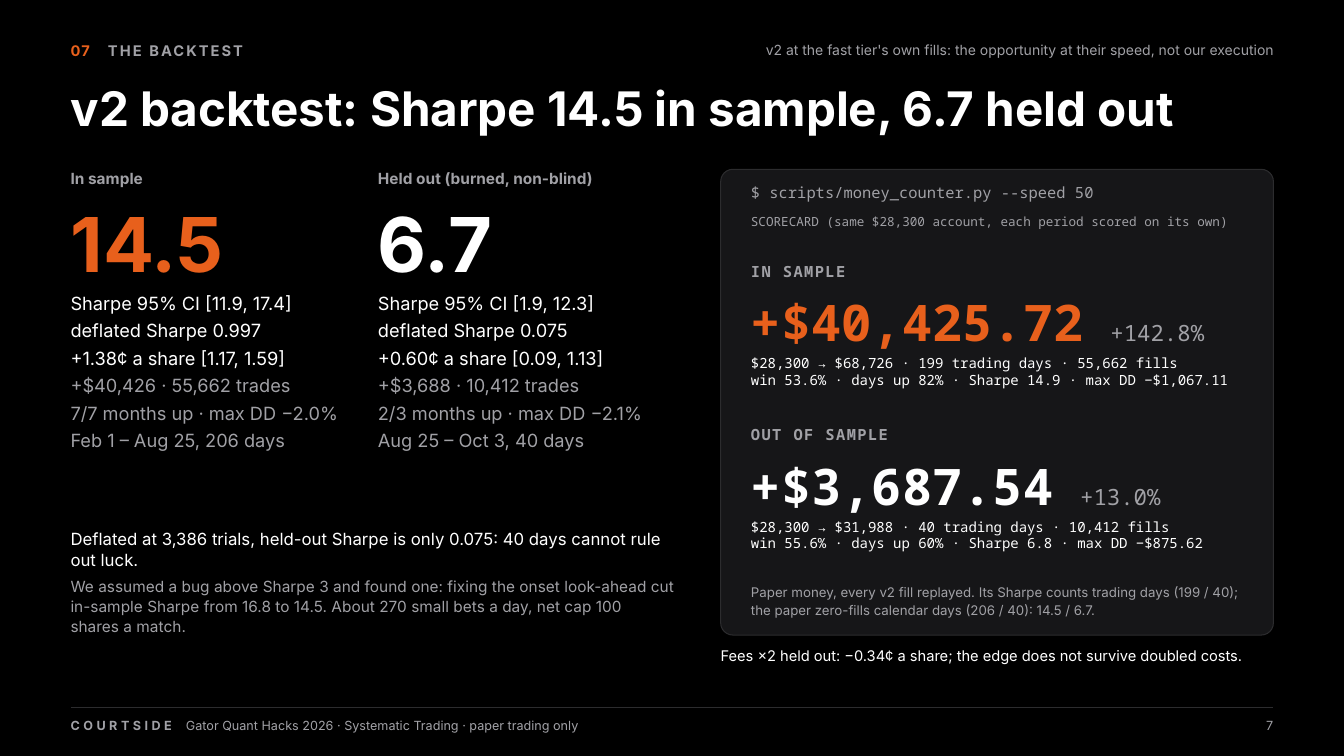
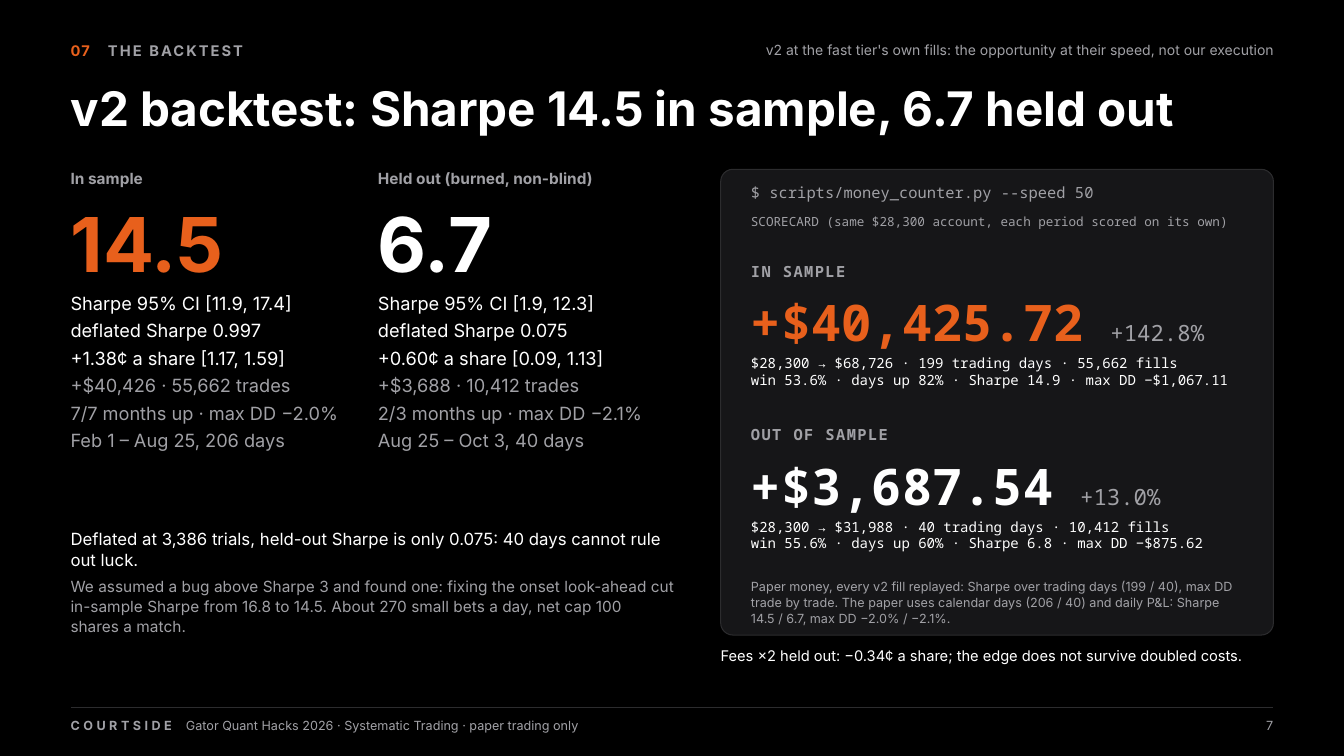
Before and after one commit to OjasMishra32/computervisionpredictivetabletennismoneymachineouuushiii, a slide deck: slide 7 of docs/deck/courtside.pptx. Drawn at 1344x756 pixels with LibreOffice and Linux fonts; fonts in the diff are those of the drawing. Boxes give left, top, right and bottom in pixels: in the first picture for what was removed or moved away, otherwise in the second. Text is boxed around its words. In the diff, an @@ line names an element or a change of style, - is before the commit and + after.

```diff
--- a/docs/deck/courtside.pptx
+++ b/docs/deck/courtside.pptx
@@ text at [751,581,1232,625]: text changed; size 9.5 to 9 pt @@
-Paper money, every v2 fill replayed. Its Sharpe counts trading days (199 / 40); the paper zero-fills calendar days (206 / 40): 14.5 / 6.7.
+Paper money, every v2 fill replayed: Sharpe over trading days (199 / 40), max DD trade by trade. The paper uses calendar days (206 / 40) and daily P&L: Sharpe 14.5 / 6.7, max DD −2.0% / −2.1%.
```
Also in this commit, not shown: 13 other slides changed, 41 other files.
